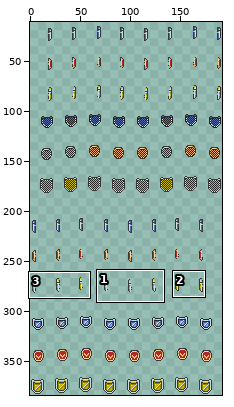
A sprite sheet gets an edit: data/sprites/hero/walking.shield.png. Above: a wide view before the commit, with the close-up outlined.
Close-up. The starting point:
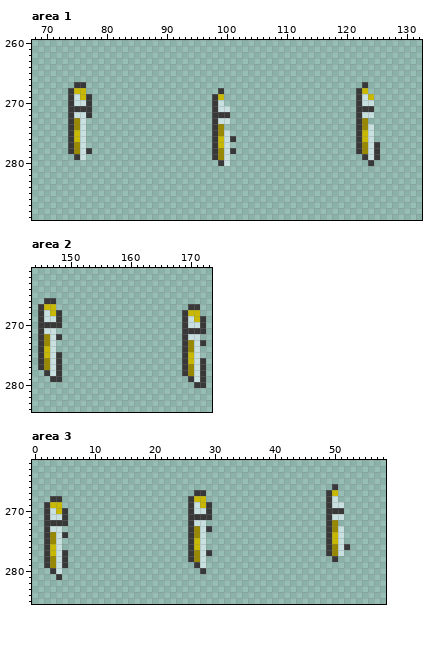
The file is 192x384 pixels. Pixels under 10% opacity are left out. Shown: area 1: x 68..132, y 260..289; area 2: x 144..173, y 261..284; area 3: x 0..58, y 262..285. The old version is drawn lined up with the new one. The wide view leaves out empty margins. The commit also changed other parts of the picture, which this record leaves out.
The same view after the edit:
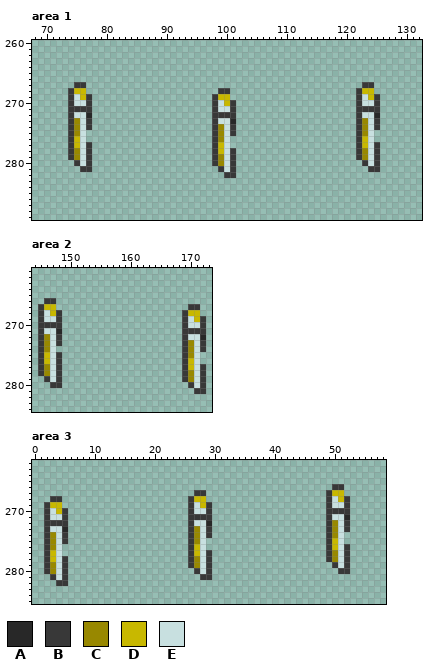
Palette (. is transparent): A #282828  B #383838  C #988800  D #c8b800  E #c8e0e0
Edits made:
drawings rearranged on the sheet (the old picture shows each at its new place; 14 dropped ones are not shown)
Area 1:
y 267: x 124 . -> B
y 268: x 100 . -> B; x 124 . -> D
y 269: x 100 . -> D; x 125 . -> B
y 270: x 100..101 .. -> DB; x 125 . -> B
y 271: x 101 . -> B; x 125 . -> B
y 272: x 77 B -> A; x 101 . -> B; x 125 . -> A
y 273: x 77 . -> B; x 101 . -> A; x 124..125 .. -> EB
y 274: x 77 . -> B; x 100..101 .. -> EB; x 125 . -> B
y 275: x 75 D -> C; x 101 . -> B; x 123 D -> C
y 276: x 99 D -> C; x 101 B -> .
y 277: x 75 C -> D; x 77 . -> B; x 123 C -> D
y 278: x 99 C -> D
y 279: x 74..75 .B -> BC; x 77 . -> B; x 101 . -> B; x 122..123 .B -> BC
y 280: x 75..77 ... -> BEB; x 98..99 .B -> BC; x 101 . -> B; x 123..125 .B. -> BEB
y 281: x 76..77 .. -> BB; x 99..101 ... -> BEB; x 124..125 .. -> BB
y 282: x 100..101 .. -> BB
Area 2:
y 271: x 148 . -> A
y 272: x 172 . -> A
y 273: x 148 . -> B
y 274: x 146 D -> C; x 172 . -> B
y 275: x 170 D -> C
y 276: x 146 C -> D; x 172 B -> .
y 277: x 170 C -> D
y 278: x 145..146 .B -> BC
y 279: x 146..147 .B -> BE; x 169..170 .B -> BC
y 280: x 147..148 .. -> BB; x 170..171 .B -> BE
y 281: x 171..172 .. -> BB
Area 3:
y 266: x 51 . -> B
y 267: x 51 . -> D
y 268: x 51..52 .. -> DB
y 269..270: x 52 . -> B
y 271: x 52 . -> A
y 272: x 29 . -> A; x 51..52 .. -> EB
y 273: x 5 . -> A; x 52 . -> B
y 274: x 29 . -> B; x 50 D -> C
y 275: x 5 . -> B; x 27 D -> C
y 276: x 3 D -> C; x 50 C -> D
y 277: x 5 B -> .; x 27 C -> D; x 52 . -> B
y 278: x 3 C -> D; x 29 . -> B; x 49..52 .B.. -> BCEB
y 279: x 26..27 .B -> BC; x 29 . -> B; x 50..52 ... -> BEB
y 280: x 2..3 .B -> BC; x 5 . -> B; x 27..29 .B. -> BEB; x 51..52 .. -> BB
y 281: x 3..5 .B. -> BEB; x 28..29 .. -> BB
y 282: x 4..5 .. -> BB
Boxes around the changes in both close-ups, in picture pixels (x1, y1, x2, y2):
changed: (356, 82, 380, 172)
changed: (212, 88, 236, 178)
changed: (68, 112, 92, 172)
changed: (38, 328, 62, 388)
changed: (182, 334, 206, 394)
changed: (326, 484, 350, 574)
changed: (188, 520, 212, 580)
changed: (44, 526, 68, 586)
